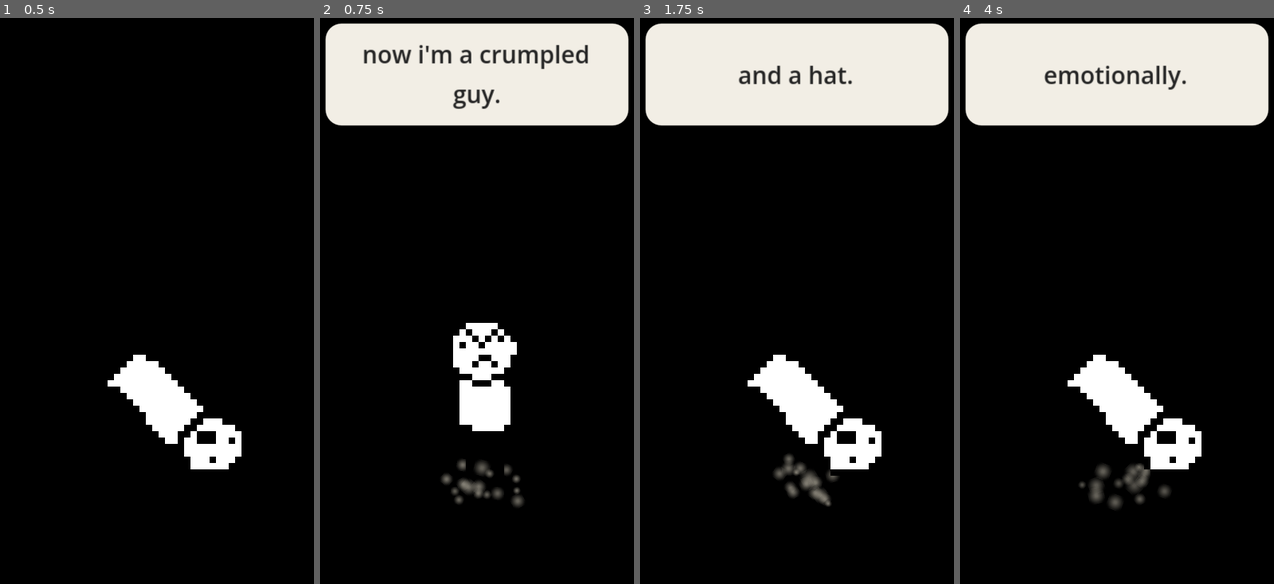
Above: before the commit, frames 1-4 (left to right).
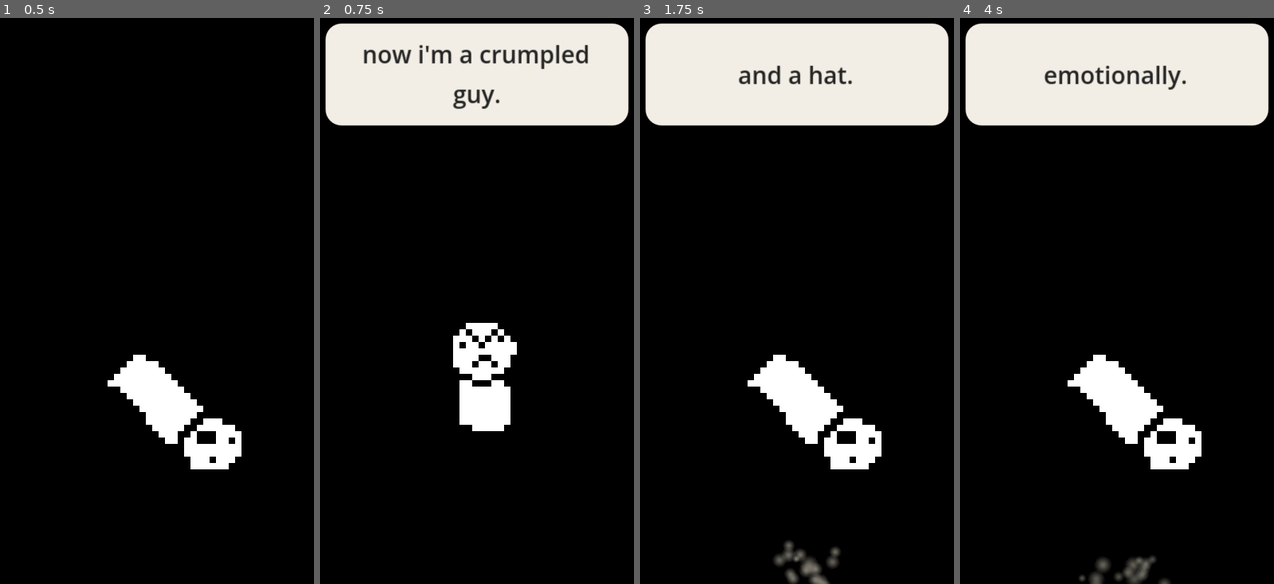
Above: after the commit, the same moments.

Repository: veroteknic/the-useless-fuck
Game: Godot game, scene res://main.tscn
Two runs of this game, one before a commit and one after it. Both use one fixed random seed, a clock stepped at 60 frames per second and the inputs below.
Inputs (mouse positions are in pixels of both pictures, inside the frame that each line leads up to):
- Up to frame 1 (0.5 s): no input
- Up to frame 2 (0.75 s): tap Enter at 0.5 s; drag from (486, 391) to (549, 170) at 0.52 s
- Up to frame 3 (1.75 s): drag from (677, 323) to (771, 414) at 1.27 s
- Up to frame 4 (4 s): move the mouse to (1189, 170) at 2.02 s; click (1189, 170) at 2.17 s; drag from (1091, 414) to (outside the picture) at 2.77 s; move the mouse to (outside the picture) at 3.52 s; click (outside the picture) at 3.67 s

Frame 1 is identical in both runs. In frame 2, 0.7% of the frame differs, in the area x 38-65%, y 77-87%; in frame 3, 1.4%, in the area x 42-64%, y 77-100%; in frame 4, 1.4%.

Commit message:
detach particles from player transform

Diff:
--- a/main.gd
+++ b/main.gd
@@ -77,8 +77,13 @@
 var tab_layer: CanvasLayer
 var tab_visual: PanelContainer
 
+var effects_layer: Node2D
 var dust_particles: CPUParticles2D
 var crumb_particles: CPUParticles2D
+var dust_origin := Vector2.ZERO
+var crumb_origin := Vector2.ZERO
+var dust_origin_set := false
+var crumb_origin_set := false
 
 # Kept as files in user:// because inline PowerShell here-strings lose their
 # quotes when passed through OS.execute's argument list on Windows.
@@ -150,6 +155,7 @@
 
 	update_animation(delta)
 	update_window_position()
+	update_particle_positions()
 
 
 func _input(event: InputEvent) -> void:
@@ -187,6 +193,10 @@
 
 func _setup_particles() -> void:
 	var particle_texture := _make_particle_texture()
+
+	effects_layer = Node2D.new()
+	effects_layer.name = "Particles"
+	add_child(effects_layer)
 
 	dust_particles = CPUParticles2D.new()
 	dust_particles.name = "DustParticles"
@@ -216,7 +226,7 @@
 	dust_particles.color_ramp = _make_fade_gradient(0.85)
 	dust_particles.emission_shape = CPUParticles2D.EMISSION_SHAPE_RECTANGLE
 	dust_particles.emission_rect_extents = Vector2(18.0, 3.0)
-	add_child(dust_particles)
+	effects_layer.add_child(dust_particles)
 
 	crumb_particles = CPUParticles2D.new()
 	crumb_particles.name = "CrumbParticles"
@@ -244,7 +254,7 @@
 	crumb_particles.scale_amount_max = 1.5
 	crumb_particles.color = Color("#d9dde3")
 	crumb_particles.color_ramp = _make_fade_gradient(1.0)
-	add_child(crumb_particles)
+	effects_layer.add_child(crumb_particles)
 
 
 func _make_particle_texture() -> ImageTexture:
@@ -266,20 +276,34 @@
 	return gradient
 
 
-func burst_dust(local_position: Vector2) -> void:
+func update_particle_positions() -> void:
+	var window_position := desktop_position - PET_LOCAL_POSITION
+
+	if dust_origin_set and dust_particles != null:
+		dust_particles.position = dust_origin - window_position
+
+	if crumb_origin_set and crumb_particles != null:
+		crumb_particles.position = crumb_origin - window_position
+
+
+func burst_dust(desktop_spawn_position: Vector2) -> void:
 	if not particles_enabled or dust_particles == null:
 		return
 
-	dust_particles.position = local_position
+	dust_origin = desktop_spawn_position
+	dust_origin_set = true
+	dust_particles.position = dust_origin - (desktop_position - PET_LOCAL_POSITION)
 	dust_particles.restart()
 	dust_particles.emitting = true
 
 
-func burst_crumbs(local_position: Vector2) -> void:
+func burst_crumbs(desktop_spawn_position: Vector2) -> void:
 	if not particles_enabled or crumb_particles == null:
 		return
 
-	crumb_particles.position = local_position
+	crumb_origin = desktop_spawn_position
+	crumb_origin_set = true
+	crumb_particles.position = crumb_origin - (desktop_position - PET_LOCAL_POSITION)
 	crumb_particles.restart()
 	crumb_particles.emitting = true
 
@@ -349,7 +373,7 @@
 		jump_launch = false
 
 		if impact_speed > settling_threshold:
-			burst_dust(PET_LOCAL_POSITION + Vector2(0, 56.0))
+			burst_dust(desktop_position + Vector2(0, 56.0))
 
 		if impact_speed >= landing_threshold and not self_jump:
 			# Remember the hard impact, but keep bouncing. The celebration
@@ -400,7 +424,7 @@
 
 		walk_dust_timer -= delta
 		if walk_dust_timer <= 0.0:
-			burst_dust(PET_LOCAL_POSITION + Vector2(0, 56.0))
+			burst_dust(desktop_position + Vector2(0, 56.0))
 			walk_dust_timer = 0.6
 
 		walk_timer -= delta
@@ -480,7 +504,7 @@
 	velocity.y = -randf_range(jump_speed_min, jump_speed_max)
 	sprite.flip_h = velocity.x < 0.0
 
-	burst_dust(PET_LOCAL_POSITION + Vector2(0, 56.0))
+	burst_dust(desktop_position + Vector2(0, 56.0))
 
 	reset_jump_timer()
 	reset_walk_pause_timer()
@@ -783,7 +807,7 @@
 	# Let the visual tab reach his mouth before the real tab goes away.
 	await get_tree().create_timer(0.45).timeout
 	_close_active_tab()
-	burst_crumbs(PET_LOCAL_POSITION + Vector2(0, -12.0))
+	burst_crumbs(desktop_position + Vector2(0, -12.0))
 
 	await get_tree().create_timer(0.25).timeout
 	eating = false
